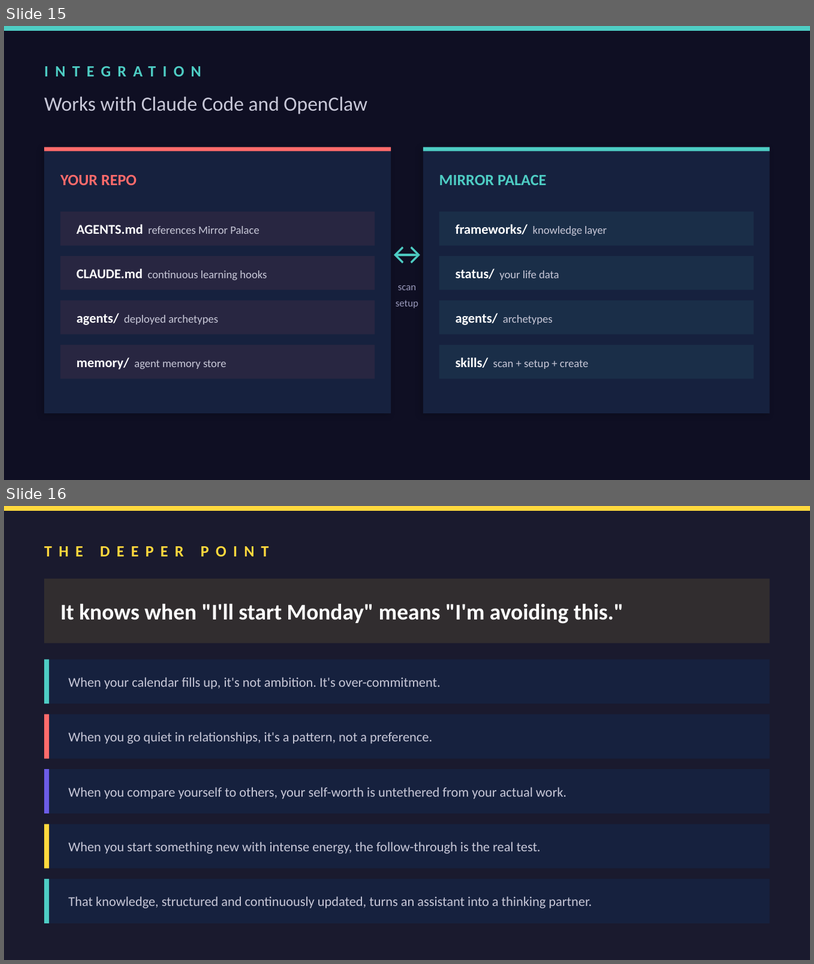
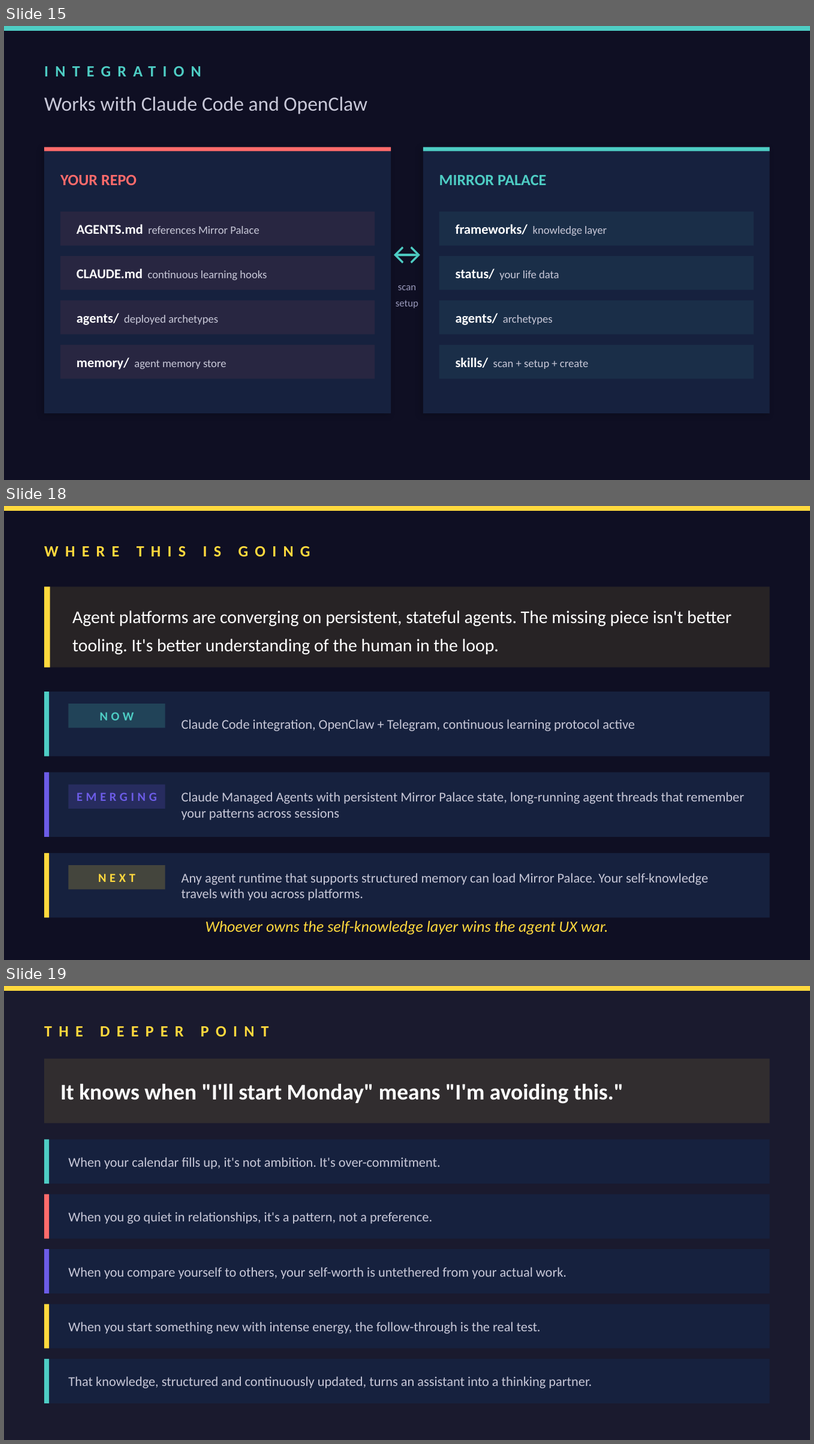
Before and after one commit to TaylorONeal/mirror-palace, a slide deck: mirror-palace-keynote.pptx. Shown one above the other, each under a label of ours: slides 15 and 16 before the commit, slides 15, 18 and 19 after it; the slides between them are not shown. The pictures are 814x964 and 814x1444 pixels, drawn with LibreOffice and Linux fonts; fonts in the diff are those of the drawing. Boxes give left, top, right and bottom in pixels: in the first picture for what was removed or moved away, otherwise in the second. Text is boxed around its words. In the diff, an @@ line names an element or a change of style, - is before the commit and + after.

```diff
--- a/mirror-palace-keynote.pptx
+++ b/mirror-palace-keynote.pptx
@@ slide 18 added at <box>4,506,810,960</box>, background #0F0F23 @@
@@ rectangle added at <box>4,506,810,511</box>, fill #FFD93D @@
@@ text added at <box>44,530,770,571</box>, 14 pt, text #FFD93D, bold @@
+WHERE THIS IS GOING
@@ rectangle added at <box>44,586,770,667</box>, fill #FFD93D at 10% opacity @@
@@ rectangle added at <box>44,586,50,667</box>, fill #FFD93D @@
@@ text added at <box>72,610,732,654</box>, 16 pt, text #FFFFFF @@
+Agent platforms are converging on persistent, stateful agents. The missing piece isn't better tooling. It's better understanding of the human in the loop.
@@ rectangle added at <box>44,691,770,756</box>, fill #16213E @@
@@ rectangle added at <box>44,691,49,756</box>, fill #4ECDC4 @@
@@ rectangle added at <box>69,703,165,728</box>, fill #4ECDC4 at 20% opacity @@
@@ text added at <box>100,712,134,720</box>, 11 pt, text #4ECDC4, bold @@
+NOW
@@ text added at <box>182,719,635,731</box>, 12 pt, text #C8C8D8 @@
+Claude Code integration, OpenClaw + Telegram, continuous learning protocol active
@@ rectangle added at <box>44,772,770,837</box>, fill #16213E @@
@@ rectangle added at <box>44,772,49,837</box>, fill #6C5CE7 @@
@@ rectangle added at <box>69,784,165,808</box>, fill #6C5CE7 at 20% opacity @@
@@ text added at <box>77,792,157,801</box>, 11 pt, text #6C5CE7, bold @@
+EMERGING
@@ text added at <box>182,792,744,820</box>, 12 pt, text #C8C8D8 @@
+Claude Managed Agents with persistent Mirror Palace state, long-running agent threads that remember your patterns across sessions
@@ rectangle added at <box>44,853,770,917</box>, fill #16213E @@
@@ rectangle added at <box>44,853,49,917</box>, fill #FFD93D @@
@@ rectangle added at <box>69,865,165,889</box>, fill #FFD93D at 20% opacity @@
@@ text added at <box>98,873,135,882</box>, 11 pt, text #FFD93D, bold @@
+NEXT
@@ text added at <box>182,873,708,900</box>, 12 pt, text #C8C8D8 @@
+Any agent runtime that supports structured memory can load Mirror Palace. Your self-knowledge travels with you across platforms.
@@ text added at <box>206,921,609,934</box>, 14 pt, text #FFD93D, italic @@
+Whoever owns the self-knowledge layer wins the agent UX war.
@@ what was slide 16 is now slide 19 @@
```
Also in this commit, not shown: 2 other slides added, 1 other file.
